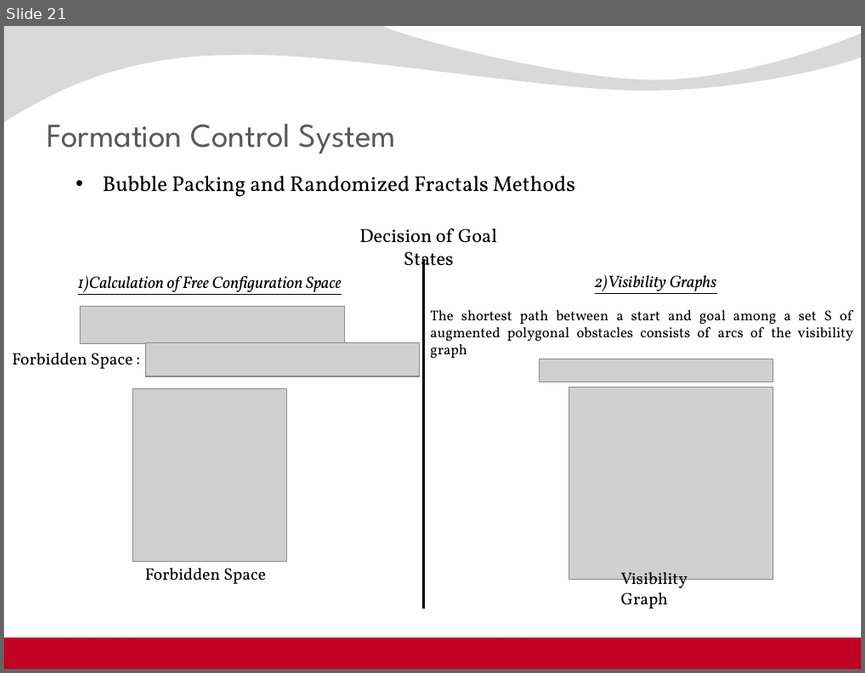
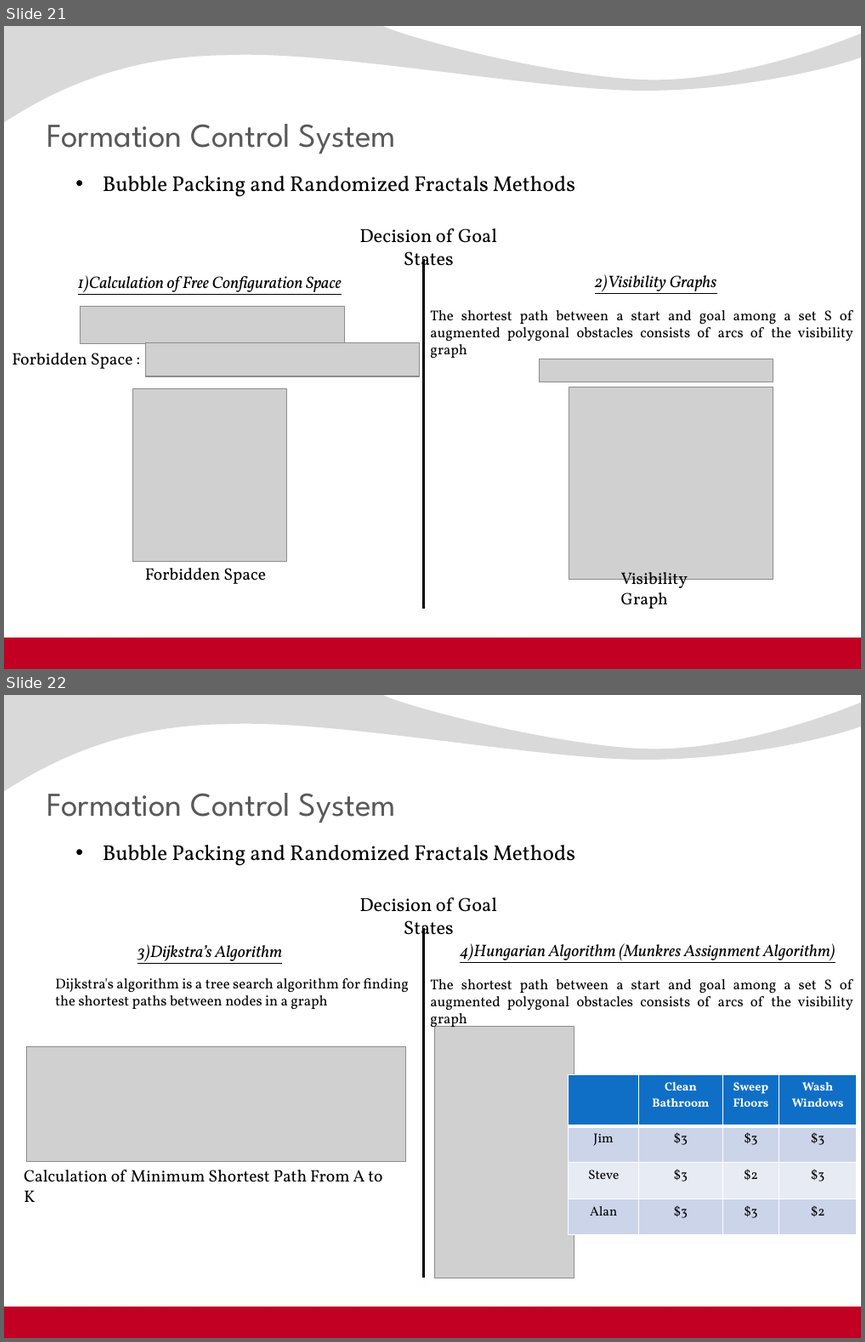
Before and after one commit to kadir4172/formation_control, a slide deck: juri_sunum.pptx. Shown one above the other, each under a label of ours: slide 21 before the commit, slides 21 and 22 after it. The pictures are 865x673 and 865x1342 pixels, drawn with LibreOffice and Linux fonts; fonts in the diff are those of the drawing; grey boxes stand for pictures; background and template pictures are left out. Boxes give left, top, right and bottom in pixels: in the first picture for what was removed or moved away, otherwise in the second. Text is boxed around its words. In the diff, an @@ line names an element or a change of style, - is before the commit and + after.

Commit message:
[update] formation control kismi sunuma eklemeye d

```diff
--- a/juri_sunum.pptx
+++ b/juri_sunum.pptx
@@ slide 22 added at (4,695,861,1338), background picture (left out); not listed: 2 template elements that a slide beside it also shows @@
@@ title added at (46,793,397,823), 28 pt, text #595959 @@
+Formation Control System
@@ text added at (103,845,575,866), 18 pt, text #000000 @@
+• Bubble Packing and Randomized Fractals Methods
@@ text added at (359,897,497,942), 16 pt, text #000000 @@
+Decision of Goal States
@@ text added at (137,944,282,964), 14 pt, text #000000, italic, underline @@
+3)Dijkstra’s Algorithm
@@ line added from (423, 928) to (423, 1277), #000000 2 pt @@
@@ text added at (460,943,835,963), 14 pt, text #000000, italic, underline @@
+4)Hungarian Algorithm (Munkres Assignment Algorithm)
@@ text added at (55,978,409,1009), 12 pt, text #000000 @@
+Dijkstra's algorithm is a tree search algorithm for finding the shortest paths between nodes in a graph
@@ text added at (430,979,853,1014), 12 pt, text #000000 @@
+The shortest path between a start and goal among a set S of augmented polygonal obstacles consists of arcs of the visibility graph
@@ picture added at (434,1026,574,1277) @@
@@ picture added at (26,1046,405,1161) @@
@@ table added at (568,1075,856,1235), 4 rows, 4 columns @@
+ | Clean / Bathroom | Sweep / Floors | Wash Windows
+Jim | $3 | $3 | $3
+Steve | $3 | $2 | $3
+Alan | $3 | $3 | $2
@@ text added at (24,1169,382,1202), 14 pt, text #000000 @@
+Calculation of Minimum Shortest Path From A to K
```
Also in this commit, not shown: 2 other slides added.
